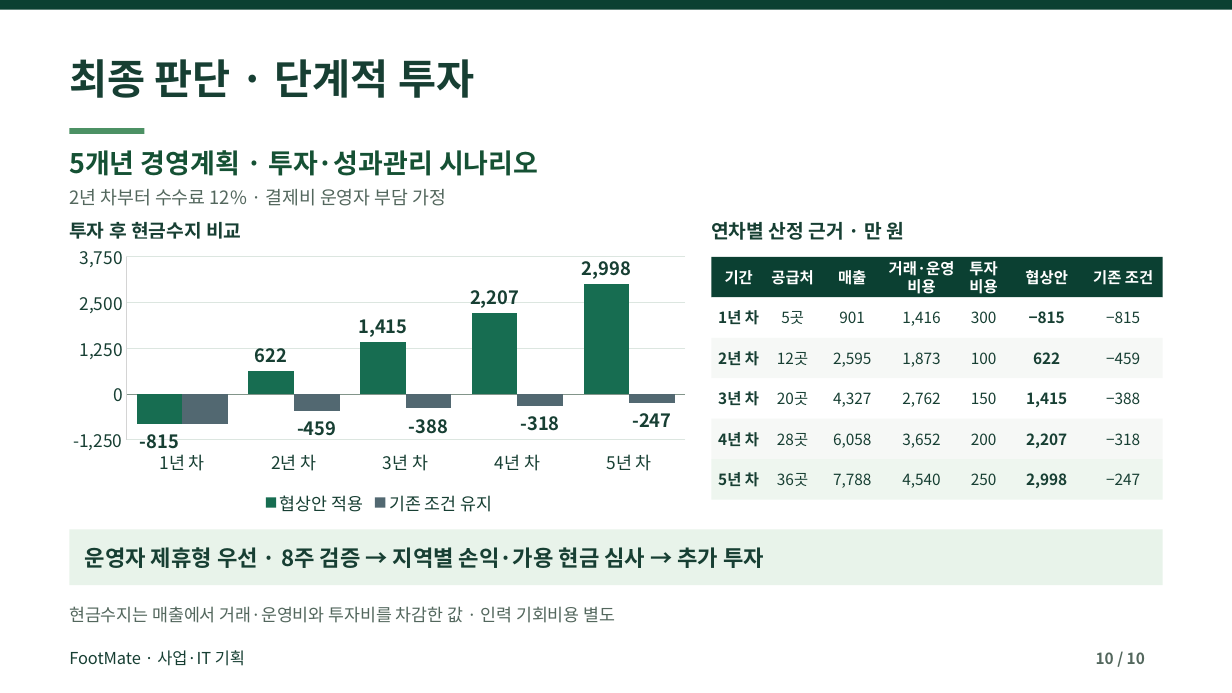
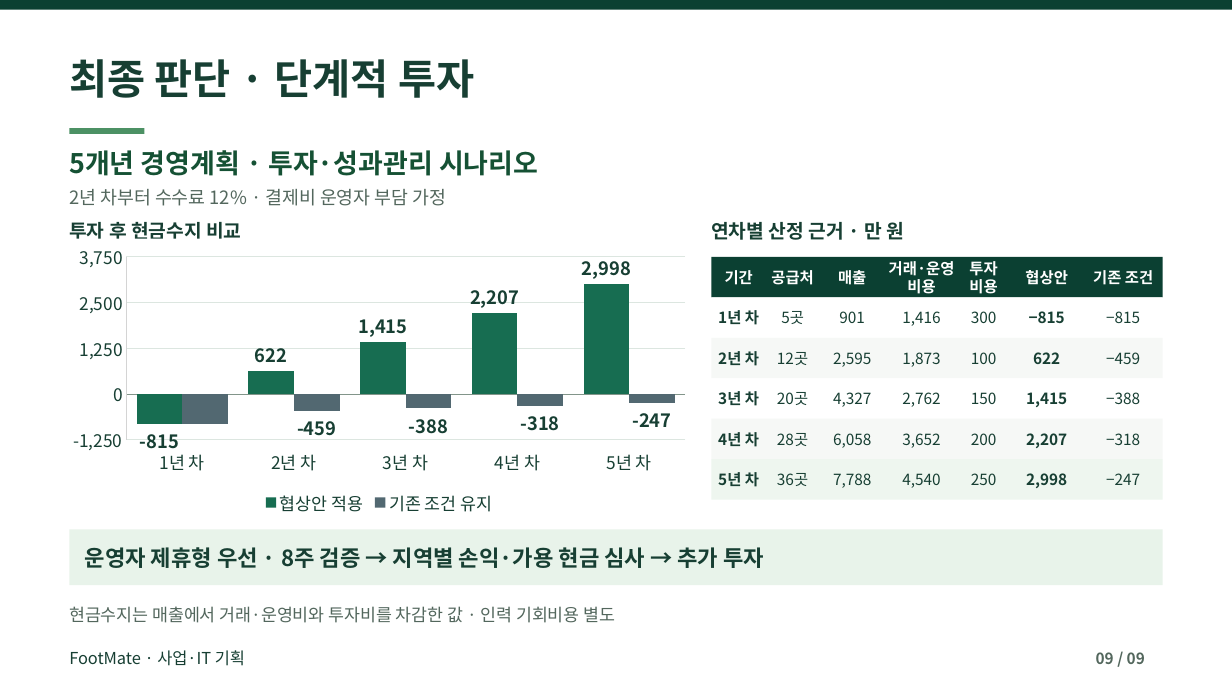
Before and after one commit to dohyunkimmm/footmate, a slide deck: slide 9 of src/case-study/downloads/footmate_report.pptx (slide 10 before the commit). Drawn at 1232x693 pixels with LibreOffice and Linux fonts; fonts in the diff are those of the drawing. Boxes give left, top, right and bottom in pixels: in the first picture for what was removed or moved away, otherwise in the second. Text is boxed around its words. In the diff, an @@ line names an element or a change of style, - is before the commit and + after.

```diff
--- a/src/case-study/downloads/footmate_report.pptx
+++ b/src/case-study/downloads/footmate_report.pptx
@@ text at <box>1096,652,1145,664</box>: text changed @@
-10 / 10
+09 / 09
```
Also in this commit, not shown: 8 other slides changed, 1 slide removed, 3 other files.
